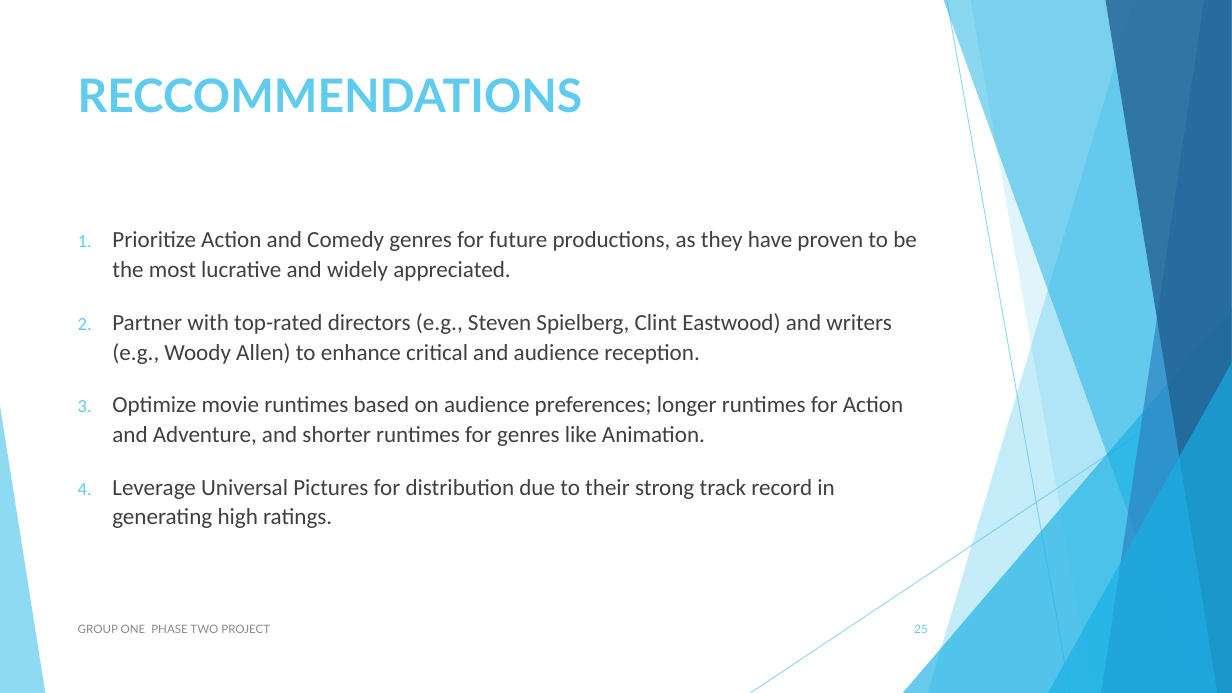
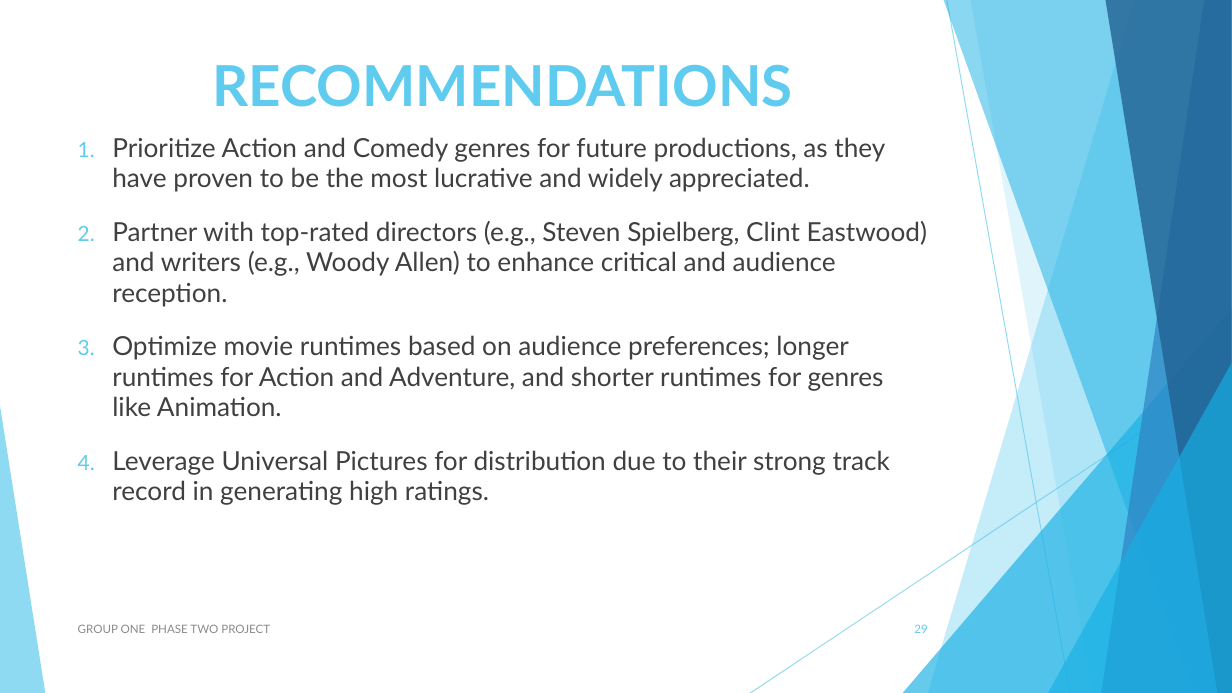
Before and after one commit to Sego-Mich/group_one_phase_two_project, a slide deck: slide 29 of PHASE TWO NON _TECH.pptx (slide 25 before the commit). Drawn at 1232x693 pixels with LibreOffice and Linux fonts; fonts in the diff are those of the drawing. Boxes give left, top, right and bottom in pixels: in the first picture for what was removed or moved away, otherwise in the second. Text is boxed around its words. In the diff, an @@ line names an element or a change of style, - is before the commit and + after.

```diff
--- a/PHASE TWO NON _TECH.pptx
+++ b/PHASE TWO NON _TECH.pptx
@@ title at box(212, 64, 792, 107): text changed; size 36 to 44 pt @@
-RECCOMMENDATIONS
+RECOMMENDATIONS
@@ text "Prioritize Action and Comedy genres ...": place and size @@
-text "Prioritize Action and Comedy genres ..." at box(112, 231, 917, 528)
+text "Prioritize Action and Comedy genres ..." at box(112, 137, 927, 505)
@@ text "Prioritize Action and Comedy genres ..." at box(112, 137, 927, 505): size 18 to 20.4 pt, font Calibri to Lato; line spacing 1.07 to 0.97 @@
```
Also in this commit, not shown: 22 other slides changed, 7 slides added, 4 slides removed, 1 other file.
